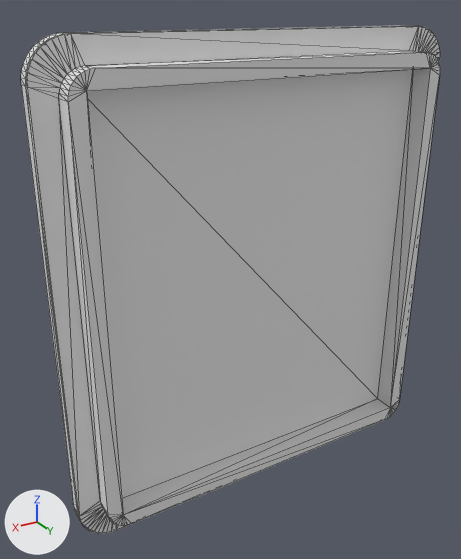
Two versions of the glTF model docs/lid.glb, one commit apart.
Rendered twice from a camera (50 mm lens) standing at (303.2, 109.3, 110.3) and looking at (235.3, -3.9, 53.7). The axes (+X, +Y, +Z) are drawn at lower left. The lights are the same throughout. The first picture is the older version. Mesh edges are drawn as thin lines. Where no turn or scale is listed for an object, it has been applied to the vertices. Vertices at exactly the same position are counted once.

In view in the first picture: 'lid_mandala_00.stl'.
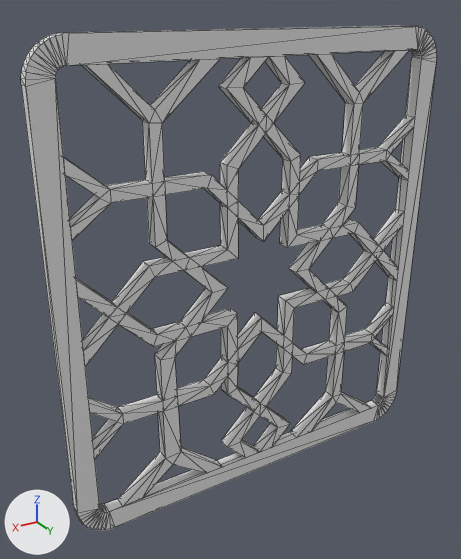
Commit message: Site 3D: couvercle ajoure (moucharabieh mandala decoupe) depuis Fusion

The edits, one by one:
me_lid_mandala_00_stl is used by ob_lid_mandala_00_stl; location (0.0, 0.0, 0.0).
me_lid_mandala_00_stl had 666 vertices, 1720 faces and spanned x 181.0..276.0, y -4.0..5.0, z 0.0..106.0.
me_lid_mandala_00_stl now has 530 vertices, 1356 faces and spans x 181.0..276.0, y -4.0..-1.0, z 0.0..106.0.
Part 1, on me_lid_mandala_00_stl:
136 vertices are removed from x 181.0..276.0, y 0.0..5.0, z 0.0..106.0.
364 faces are deleted.

Boxes (x1, y1, x2, y2) around the edits, measured in the pictures (461 x 559 px):
'lid_mandala_00.stl', reshaped
    before: (21, 25, 440, 533)
    after: (21, 25, 437, 531)
part 1 of me_lid_mandala_00_stl, deleted
    before: (26, 26, 440, 533)
